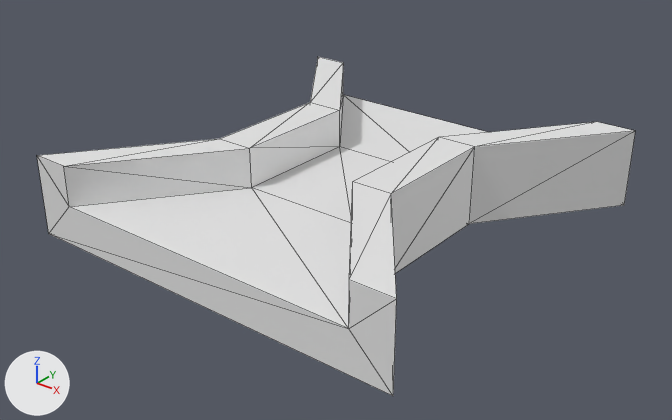
An edit to the OBJ model Assets/TrackEditor/ThickThinThick.obj, drawn before and after from the same camera.
The view is the same before and after, from a 50 mm lens placed at (2.51, -3.22, 2.03), pointed at (0.03, -0.11, 0.1). Arrows for +X, +Y and +Z are at lower left; the lights stay in place. Mesh edges are drawn as thin lines. Where no turn or scale is listed for an object, it has been applied to the vertices.

The first picture shows 'ThickThinThick_-_col'.
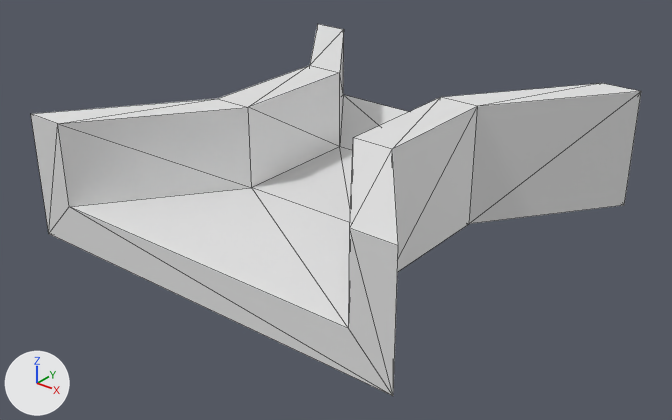
Edits to the bpy script that builds the scene:
```text
Change me_thickthinthick___col:
    where me_thickthinthick___col.from_pydata(...)  # 32 vertices, 60 faces; spans x -1.0..1.0, y -1.0..1.0, z 0.0..0.4
    used by ob_thickthinthick___col; location = (0.0, 0.0, 0.0)
    me_thickthinthick___col part 1: all 16 vertices in x -1.0..1.0, y -1.0..1.0, z 0.4 are moved by (0.0, 0.0, 0.2)
```

Pixel boxes [x1, y1, x2, y2] of what changed, in the pictures (672 x 420 px; the box of a moved part takes in the faces that stretch with it):
'ThickThinThick_-_col', reshaped (10% taller): before [37, 57, 635, 396]; after [31, 24, 641, 396]
part 1 of me_thickthinthick___col, moved or reshaped: before [37, 57, 635, 395]; after [31, 24, 641, 395]
